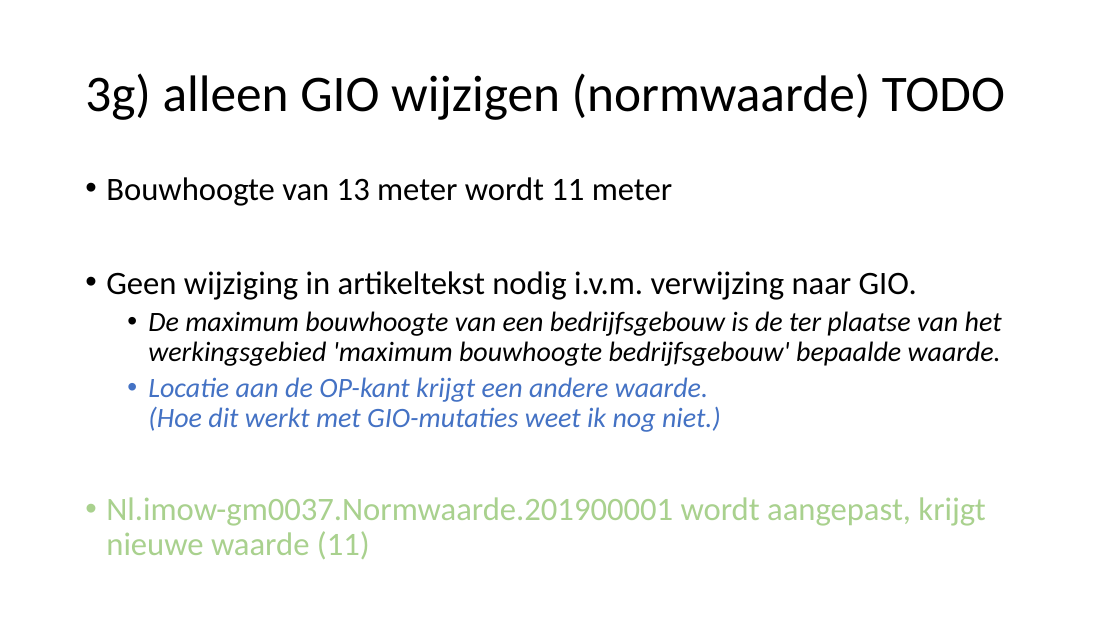
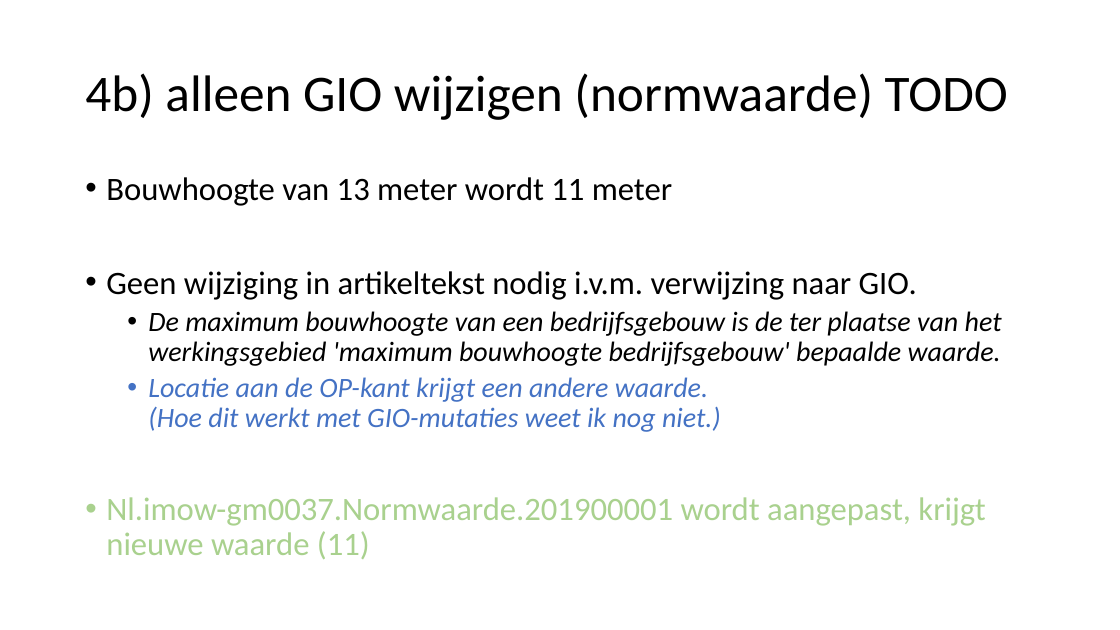
Before and after one commit to Geonovum/xml_omgevingsplan_gemeentestad, a slide deck: slide 17 of Submutatiescenario_s.pptx (slide 20 before the commit). Drawn at 1120x630 pixels with LibreOffice and Linux fonts; fonts in the diff are those of the drawing. Boxes give left, top, right and bottom in pixels: in the first picture for what was removed or moved away, otherwise in the second. Text is boxed around its words. In the diff, an @@ line names an element or a change of style, - is before the commit and + after.

```diff
--- a/Submutatiescenario_s.pptx
+++ b/Submutatiescenario_s.pptx
@@ title at [85,73,1008,120]: text changed @@
-3g) alleen GIO wijzigen (normwaarde) TODO
+4b) alleen GIO wijzigen (normwaarde) TODO
```
Also in this commit, not shown: 13 other slides changed, 2 slides added, 5 slides removed.
